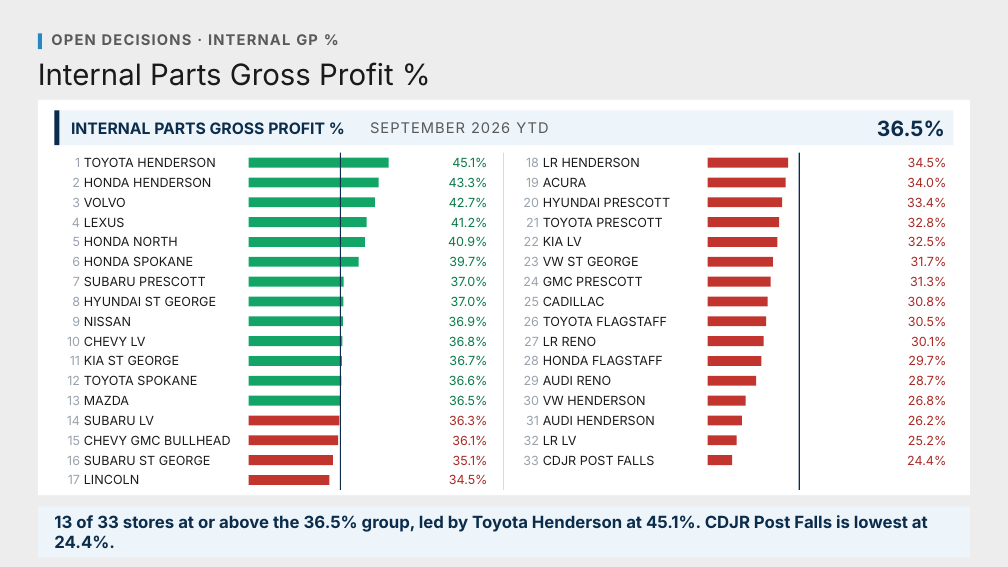
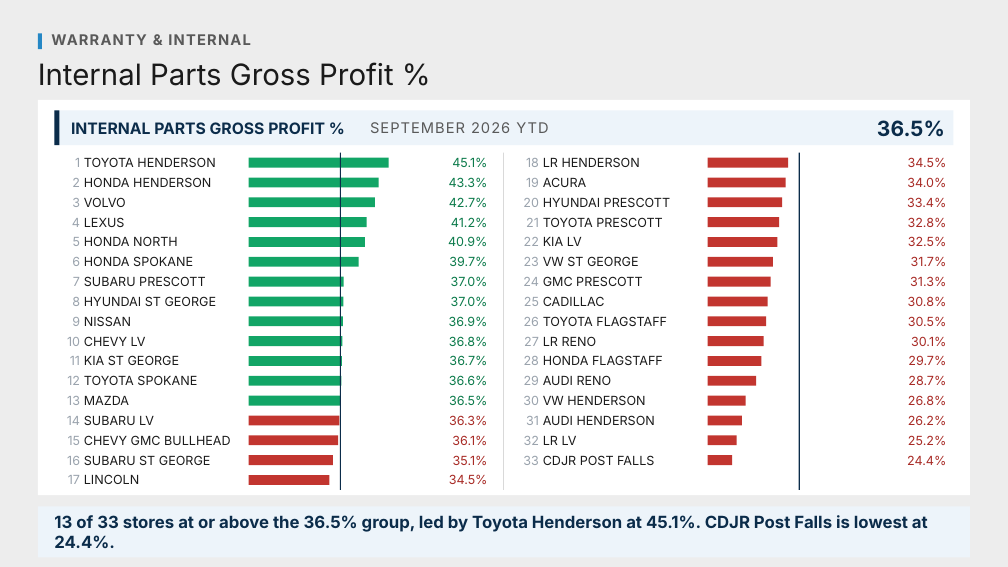
Before and after one commit to Ndresner/Noah, a slide deck: slide 122 of day2-deck/decks/Fixed Ops - Day 2 Example Test Deck.pptx (slide 179 before the commit). Drawn at 1008x567 pixels with LibreOffice and Linux fonts; fonts in the diff are those of the drawing. Boxes give left, top, right and bottom in pixels: in the first picture for what was removed or moved away, otherwise in the second. Text is boxed around its words. In the diff, an @@ line names an element or a change of style, - is before the commit and + after.

```diff
--- a/day2-deck/decks/Fixed Ops - Day 2 Example Test Deck.pptx
+++ b/day2-deck/decks/Fixed Ops - Day 2 Example Test Deck.pptx
@@ text at (51, 34, 250, 45): text changed @@
-OPEN DECISIONS · INTERNAL GP %
+WARRANTY & INTERNAL
```
Also in this commit, not shown: 7 other slides changed, 4 other files.
